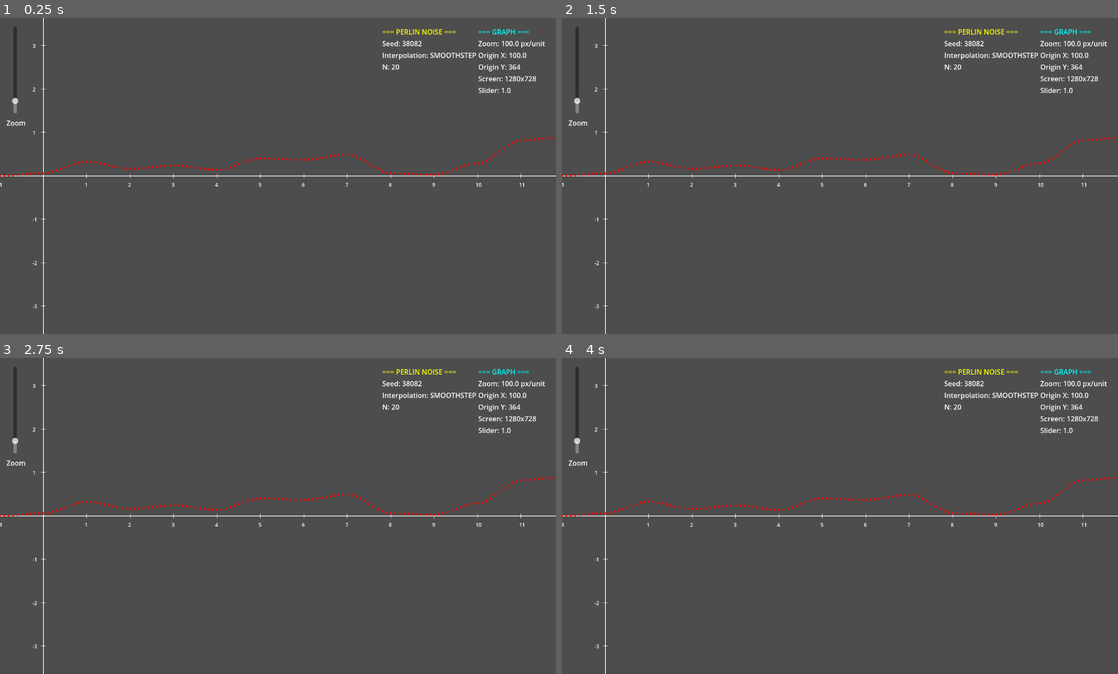
Above: before the commit, frames 1-4 (two rows, left to right).
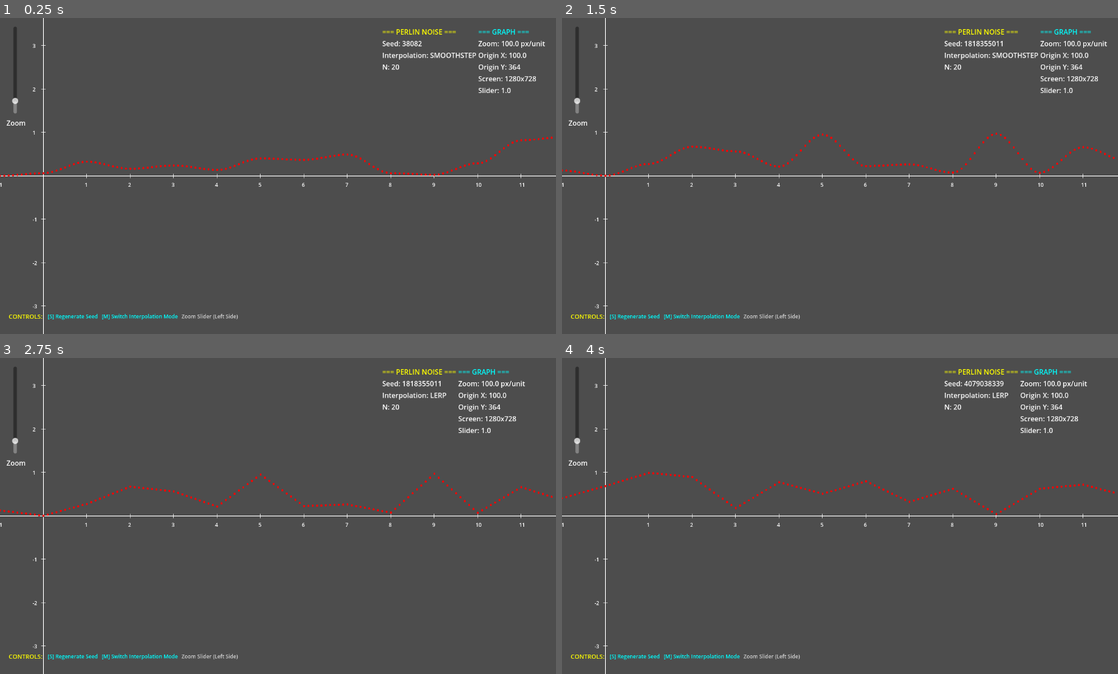
Above: after the commit, the same moments.

Repository: gavyn-ezell/fractal-noise-visualizers
Game: Godot game, scene res://1dperlin.tscn
Two runs of this game, one before a commit and one after it. Both use one fixed random seed, a clock stepped at 60 frames per second and the inputs below. The project has no main scene, so this scene is started directly.
Inputs:
- Up to frame 1 (0.25 s): no input
- Up to frame 2 (1.5 s): tap Enter at 0.5 s; tap M at 0.6, 1.35 s; tap Space at 1.25 s; hold S from 1.28 s (still down)
- Up to frame 3 (2.75 s): tap Enter at 2 s; release S at 2.03 s; tap M at 2.1 s
- Up to frame 4 (4 s): tap Space at 2.75 s; tap M at 2.85, 3.6 s; tap Enter at 3.5 s; hold S from 3.53 s (still down)

The runs differ from the first frame. In frame 1, 0.3% of the frame differs, in the area x 1-43%, y 93-96%; in frame 2, 1.0%; in frame 3, 1.7%; in frame 4, 1.8%, in the area x 0-100%, y 3-96%.

Commit message:
add redrraw with new seed, and lerp function toggle

Diff:
--- a/1_dperlin.gd
+++ b/1_dperlin.gd
@@ -202,6 +202,9 @@
 var graph_section: VBoxContainer
 var debug_labels: Dictionary = {}
 
+# Control hints UI
+var controls_panel: HBoxContainer
+
 func _ready():
 	perlin_noise = PerlinNoise.new(38082, InterpolationType.SMOOTHSTEP)
 	graph = Graph.new(perlin_noise, 100.0, Vector2(100, get_viewport().size.y/2), get_viewport().size)  # 100 pixels = 1 unit
@@ -232,6 +235,26 @@
 	create_debug_ui()
 	update_debug_ui()
 
+	# Create control hints UI
+	create_controls_ui()
+
+func _input(event):
+	if event is InputEventKey and event.pressed:
+		match event.keycode:
+			KEY_S:
+				# Regenerate seed and redraw
+				perlin_noise.regenerate_seed()
+				update_debug_ui()
+				queue_redraw()
+			KEY_M:
+				# Switch interpolation mode
+				if perlin_noise.interpolation_type == InterpolationType.LERP:
+					perlin_noise.interpolation_type = InterpolationType.SMOOTHSTEP
+				else:
+					perlin_noise.interpolation_type = InterpolationType.LERP
+				update_debug_ui()
+				queue_redraw()
+
 func _draw():
 	# Draw the graph axes and ticks
 	graph.draw_axes(self)
@@ -298,6 +321,59 @@
 	# Add debug panel to scene
 	add_child(debug_panel)
 
+func create_controls_ui():
+	# Create control hints panel at bottom of screen
+	controls_panel = HBoxContainer.new()
+	controls_panel.position = Vector2(20, get_viewport().size.y - 60)
+	controls_panel.size = Vector2(get_viewport().size.x - 40, 40)
+	controls_panel.modulate = Color.WHITE
+
+	# Create title label
+	var title_label = Label.new()
+	title_label.text = "CONTROLS: "
+	title_label.modulate = Color.YELLOW
+	title_label.add_theme_font_size_override("font_size", 14)
+	controls_panel.add_child(title_label)
+
+	# Add some spacing
+	var spacer1 = Control.new()
+	spacer1.size = Vector2(20, 1)
+	controls_panel.add_child(spacer1)
+
+	# Create S key hint
+	var s_label = Label.new()
+	s_label.text = "[S] Regenerate Seed"
+	s_label.modulate = Color.CYAN
+	s_label.add_theme_font_size_override("font_size", 12)
+	controls_panel.add_child(s_label)
+
+	# Add spacing
+	var spacer2 = Control.new()
+	spacer2.size = Vector2(30, 1)
+	controls_panel.add_child(spacer2)
+
+	# Create M key hint
+	var m_label = Label.new()
+	m_label.text = "[M] Switch Interpolation Mode"
+	m_label.modulate = Color.CYAN
+	m_label.add_theme_font_size_override("font_size", 12)
+	controls_panel.add_child(m_label)
+
+	# Add spacing
+	var spacer3 = Control.new()
+	spacer3.size = Vector2(30, 1)
+	controls_panel.add_child(spacer3)
+
+	# Create zoom hint
+	var zoom_label = Label.new()
+	zoom_label.text = "Zoom Slider (Left Side)"
+	zoom_label.modulate = Color.LIGHT_GRAY
+	zoom_label.add_theme_font_size_override("font_size", 12)
+	controls_panel.add_child(zoom_label)
+
+	# Add controls panel to scene
+	add_child(controls_panel)
+
 func update_debug_ui():
 	# Update Perlin Noise parameters
 	debug_labels["perlin_seed"].text = "Seed: " + str(perlin_noise.perlin_seed)
